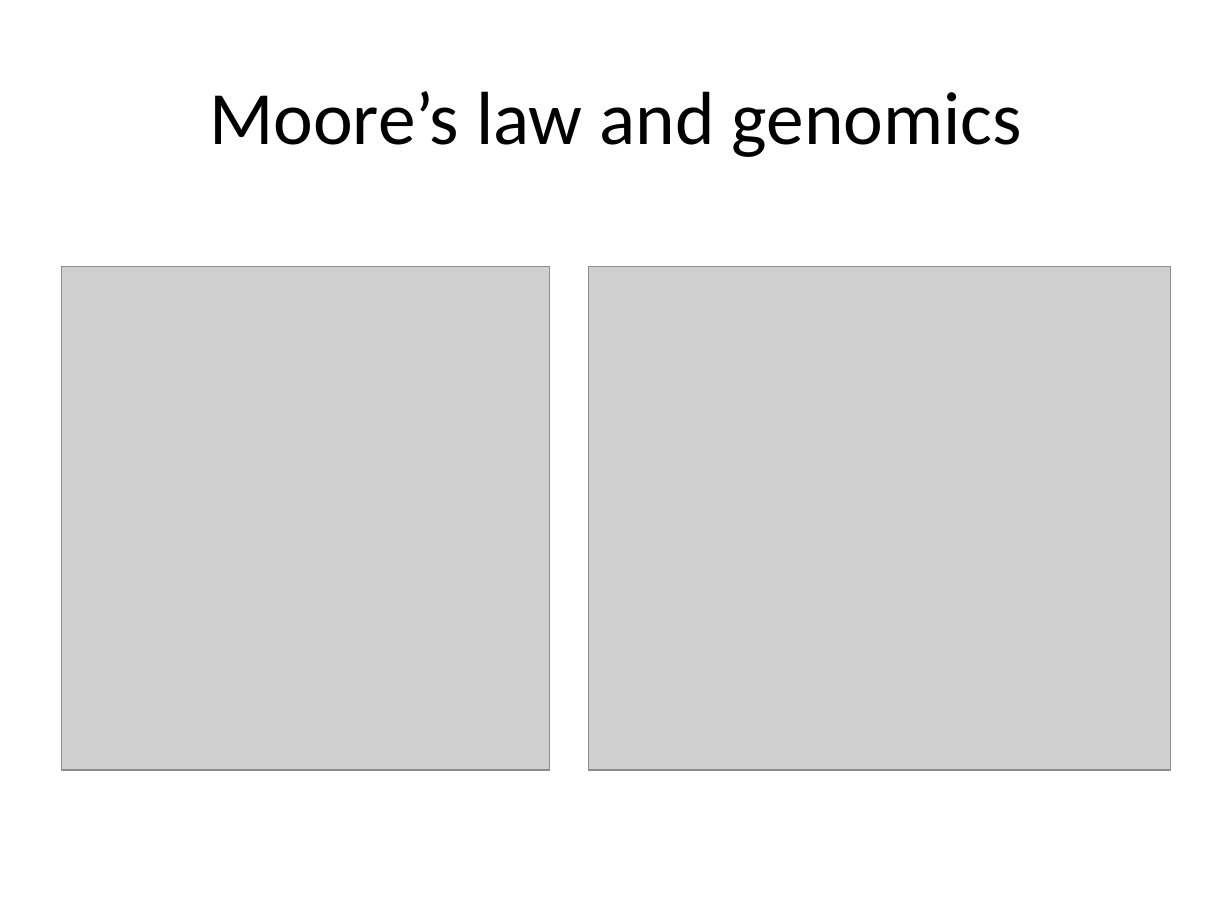
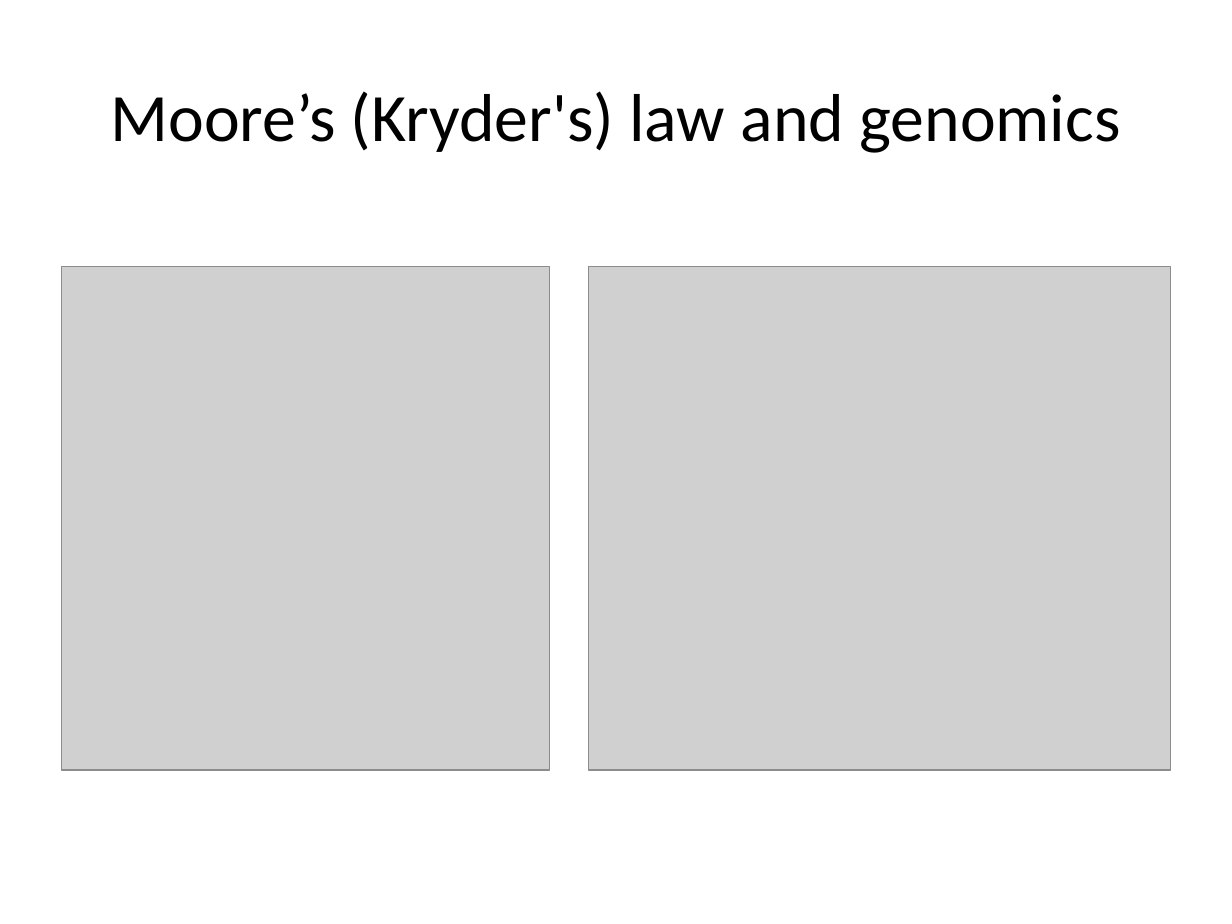
Before and after one commit to rvosa/ngs-workflows, a slide deck: slide 3 of doc/slides/day3/session3/Parallelization.pptx. Drawn at 1232x924 pixels with LibreOffice and Linux fonts; fonts in the diff are those of the drawing; grey boxes stand for pictures. Boxes give left, top, right and bottom in pixels: in the first picture for what was removed or moved away, otherwise in the second. Text is boxed around its words. In the diff, an @@ line names an element or a change of style, - is before the commit and + after.

```diff
--- a/doc/slides/day3/session3/Parallelization.pptx
+++ b/doc/slides/day3/session3/Parallelization.pptx
@@ title at bbox=[111, 91, 1121, 153]: text changed; size 44 to 39.6 pt @@
-Moore’s law and genomics
+Moore’s (Kryder's) law and genomics
```
Also in this commit, not shown: 2 other slides changed, 1 other file.
